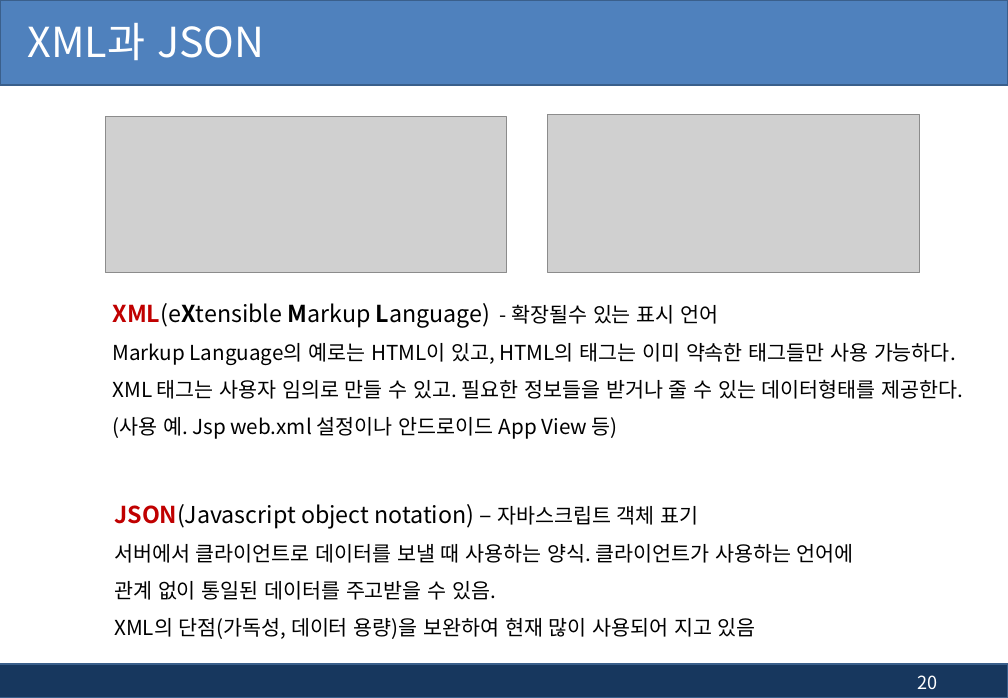
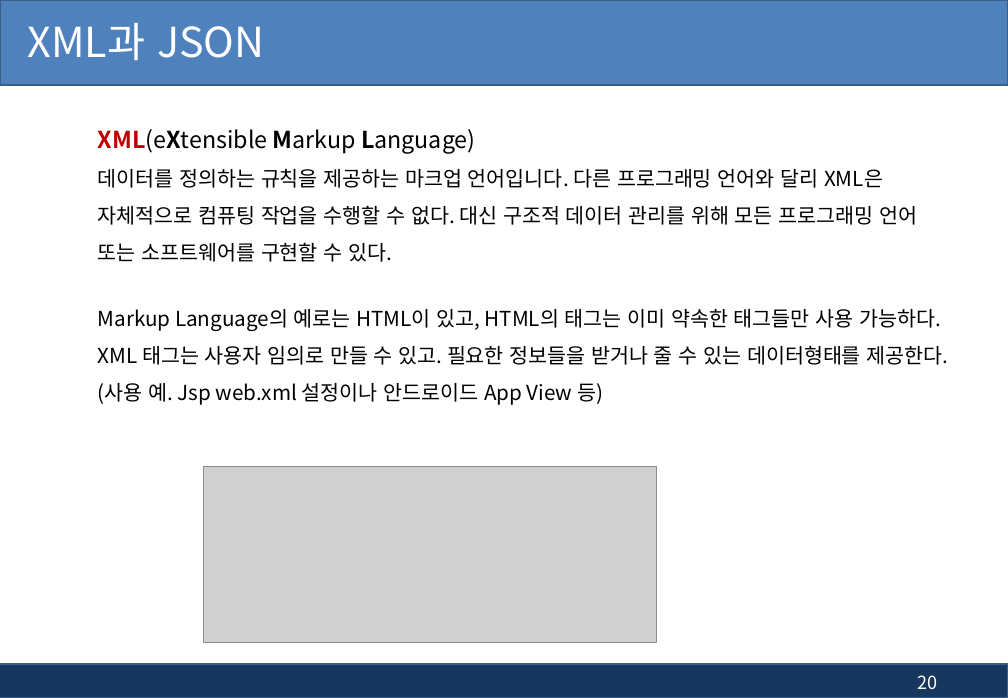
Before and after one commit to AhNyx/js_works, a slide deck: slide 20 of ppt/jsp_ppt/2장. Jsp 태그(스크립트, 디렉티브태그).pptx. Drawn at 1008x698 pixels with LibreOffice and Linux fonts; fonts in the diff are those of the drawing; grey boxes stand for pictures; background and template pictures are left out. Boxes give left, top, right and bottom in pixels: in the first picture for what was removed or moved away, otherwise in the second. Text is boxed around its words. In the diff, an @@ line names an element or a change of style, - is before the commit and + after.

```diff
--- a/ppt/jsp_ppt/2장. Jsp 태그(스크립트, 디렉티브태그).pptx
+++ b/ppt/jsp_ppt/2장. Jsp 태그(스크립트, 디렉티브태그).pptx
@@ text "XML(eXtensible Markup Language)": place and size @@
-text "XML(eXtensible Markup Language)" at (113, 303, 964, 439)
+text "XML(eXtensible Markup Language)" at (98, 129, 949, 405)
@@ picture removed at (548, 114, 921, 273) @@
@@ text at (98, 129, 917, 262): text changed; size 18 to 16 pt @@
-XML(eXtensible Markup Language) - 확장될수 있는 표시 언어
+XML(eXtensible Markup Language)
+데이터를 정의하는 규칙을 제공하는 마크업 언어입니다. 다른 프로그래밍 언어와 달리 XML은 자체적으로 컴퓨팅 작업을 수행할 수 없다. 대신 구조적 데이터 관리를 위해 모든 프로그래밍 언어 또는 소프트웨어를 구현할 수 있다.
@@ picture: place and size @@
-picture at (105, 117, 507, 274)
+picture at (204, 466, 657, 642)
@@ text removed at (114, 504, 854, 639) @@
-JSON(Javascript object notation) – 자바스크립트 객체 표기
-서버에서 클라이언트로 데이터를 보낼 때 사용하는 양식. 클라이언트가 사용하는 언어에 관계 없이 통일된 데이터를 주고받을 수 있음.
-XML의 단점(가독성, 데이터 용량)을 보완하여 현재 많이 사용되어 지고 있음
```
Also in this commit, not shown: 26 other slides changed, 2 slides added, 27 other files.
